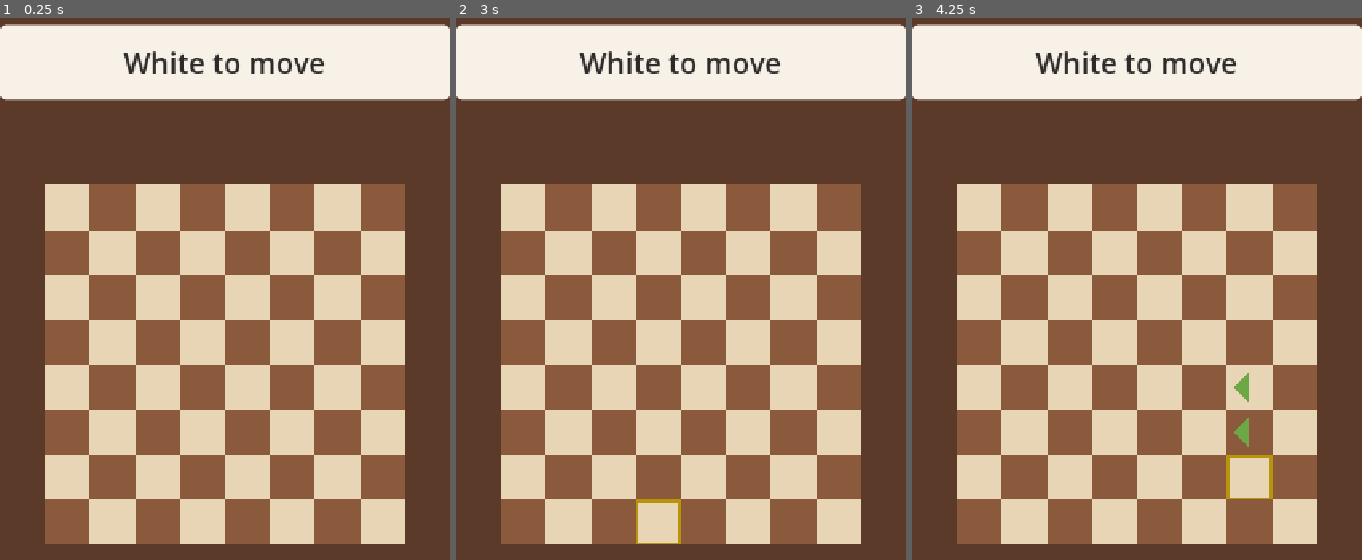
Above: before the commit, frames 1-3 (left to right).
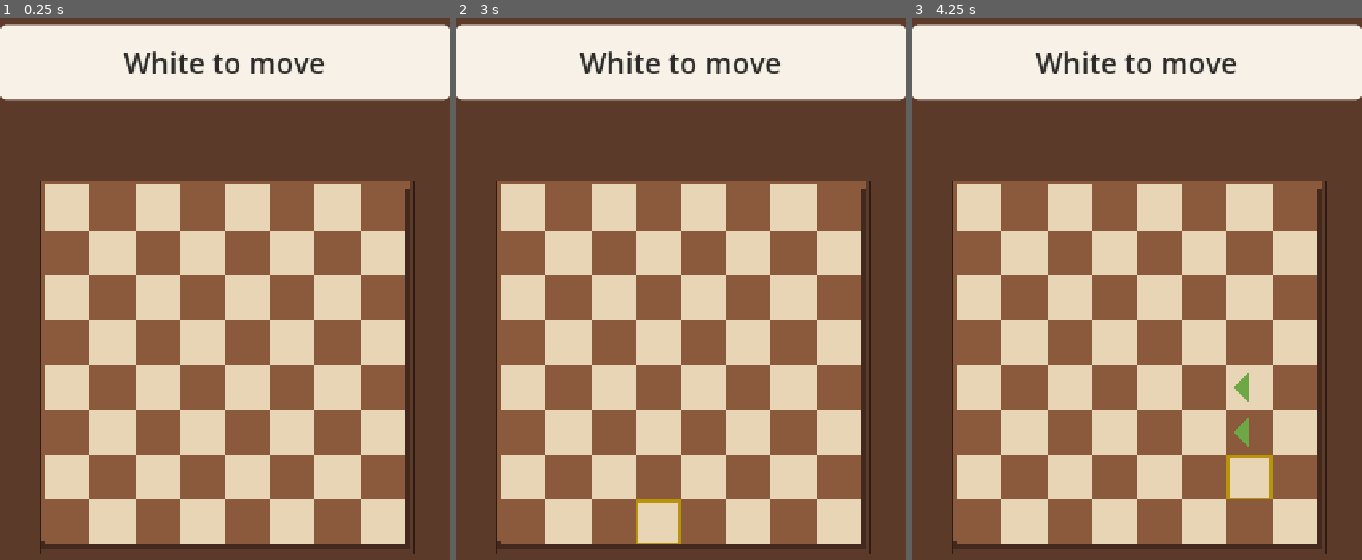
Above: after the commit, the same moments.

Repository: waigore/simplechessv2
Game: Godot game, scene res://main.tscn
Same seed, same stepped clock (60 frames per second), same inputs: the game is played once before the commit and once after it.
Inputs (mouse positions are in pixels of both pictures, inside the frame that each line leads up to):
- Up to frame 1 (0.25 s): no input
- Up to frame 2 (3 s): tap Enter at 0.5, 2 s; move the mouse to (780, 326) at 0.52 s; click (780, 326) at 0.67 s; tap Space at 1.25, 2.75 s; drag from (591, 402) to (658, 527) at 1.27 s; move the mouse to (726, 191) at 2.02 s; click (726, 191) at 2.17 s; drag from (658, 527) to (546, 245) at 2.77 s
- Up to frame 3 (4.25 s): move the mouse to (1272, 484) at 3.52 s; click (1272, 484) at 3.67 s

The runs differ from the first frame. In frame 1, 3.0% of the frame differs, in the area x 8-93%, y 30-99%; in frame 2, 3.0%; in frame 3, 3.0%.

Commit message:
Rework the shared-game demo polish (#427)
Fit every piece body to the SPC.E1 extent instead of the padded canvas,
drop the cream coordinates for PAL.C9 labels on a new solid wooden bevel,
and correct the demo README against what the build actually does.

Refs #427
Refs #63

Diff:
--- a/demos/shared-game/board_view.gd
+++ b/demos/shared-game/board_view.gd
@@ -21,11 +21,36 @@
 const SELECT_STROKE := 0.06            # far under 10% of the body (PER.R1/R3)
 const REJECT_STROKE := 0.10
 const CHECK_STROKE := 0.10
-const PIECE_EXTENT := 0.85             # SPC.E1
+## SPC.E1 piece body extent. The catalog sprites carry a transparent side margin
+## and do not all reach the top of their canvas (the King does, the Pawn's crown
+## sits lower), so scaling the 512 px canvas drew bodies of 0.52-0.72 units —
+## the measured miss in defect #427 item 1. Every piece is fitted to the extent
+## and drawn on one ground line, which widens and lifts them into the square
+## while keeping the FRM.P2 height order the artwork already encodes.
+const PIECE_EXTENT := 0.85
+const SIDE_MARGIN := 0.16              # transparent side margin in every canvas
+## Solid wooden bevel (defect #427 item 4, SRF.M1 wood, AES.P3 physical set):
+## a frame around the 8x8 so the board reads as one carved wooden object on the
+## cafe table. It uses the board's own outer band, so it never covers a piece
+## square (SPC.E1) and never adds chrome inside the play area.
+const RIM_OUTER := 0.10                # wooden lip around the 0..8 square bounds
+const BEVEL_FRAME := 0.10              # raised frame outside the lip
+const BEVEL_LIP_COLOR := Color("8B5A3C")     # PAL.C2 grain, lit from top-left
+const BEVEL_SHADOW_COLOR := Color("43281D")  # C5 deepened, shadowed lip
+const BEVEL_FRAME_COLOR := Color("5C3A2A")   # PAL.C5 table wood, the frame
+const BEVEL_LINE := Color("2E1B13")    # darker than the bevel fill (SRF.O1)
+## PER.R7: file letters and rank numbers sit on the wooden lip, never inside a
+## square, in PAL.C9 ink at the UIS.T2 label size.
+const COORD_FONT_SIZE := 40            # screen px, ~0.55 unit at the demo scale
+const COORD_UNIT_PX := 72.0            # PRJ.P1: screen px per board unit here
+const COORD_COLOR := Color("2C2A28")   # PAL.C9
+const COORD_INSET := 0.045             # label center inside the wooden lip
+const COORD_CANVAS_UNITS := 10.0       # coordinate canvas covers the 10-unit frame
+const COORD_CANVAS_INSET := 1.0        # canvas edge to the 0..8 board bounds
 const TRAVEL_S := 0.15                 # PHY.M1 / MOT.T1 budget
 const RETURN_S := 0.15                 # PHY.M5 bad-drop return
 const SETTLE_S := 0.03                 # PHY.I1 settle window
-const PROMOTE_SPRITE_SCALE := 0.42
+const PROMOTE_SPRITE_SCALE := 0.75     # chooser cell share of the fitted body scale
 
 const PROMOTE_ORDER := ["q", "r", "b", "n"]  # I33/I34 demo chooser order
 
@@ -42,6 +67,7 @@
 var _check_rim: Line2D
 var _promo_root: Node2D
 
+var _loaded_assets: Dictionary = {}
 var _pieces: Dictionary = {}   # square index -> Node2D
 var _drag_square := -1
 var _motion_busy := false
@@ -51,10 +77,12 @@
 	_piece_ids = piece_ids
 	font_resource = font
 	_build_backdrop(board_bg)
+	_build_bevel()
 	_squares_root = Node2D.new()
 	_squares_root.name = "Squares"
 	add_child(_squares_root)
 	_build_squares()
+	_build_coords()
 	_pieces_root = Node2D.new()
 	_pieces_root.name = "Pieces"
 	_pieces_root.z_index = 3
@@ -92,7 +120,8 @@
 
 
 func _build_backdrop(board_bg: Texture2D) -> void:
-	# PRJ.P1: the cafe backdrop art spans the 10-unit frame; squares draw above.
+	# PRJ.P1: the cafe backdrop art spans the 10-unit frame; the board draws above
+	# its middle, so only the cafe-table margin around the board shows.
 	if board_bg == null:
 		return
 	var backdrop := Sprite2D.new()
@@ -103,6 +132,102 @@
 	var px := float(maxi(board_bg.get_width(), 1))
 	backdrop.scale = Vector2(10.0 / px, 10.0 / px)
 	add_child(backdrop)
+
+
+## Defect #427 item 4: a solid wooden bevel frames the 8x8 so the board reads as
+## one carved wooden object on the cafe table (AES.P3, SRF.M1). A lit/shadowed
+## lip sits against the squares and a raised frame outside it, all inside the
+## board's outer margin (SPC.P1): no square or piece is ever covered.
+func _build_bevel() -> void:
+	# Raised frame outside the lip, visible on the shadowed bottom and right
+	# edges and turned into the carved corner at the bottom-right.
+	var outer := 8.0 + RIM_OUTER + BEVEL_FRAME
+	_add_band("BevelFrameBottom", BEVEL_FRAME_COLOR,
+		Vector2(-RIM_OUTER, 8.0 + RIM_OUTER), Vector2(8.0 + RIM_OUTER, outer))
+	_add_band("BevelFrameRight", BEVEL_FRAME_COLOR,
+		Vector2(8.0 + RIM_OUTER, -RIM_OUTER), Vector2(outer, 8.0 + RIM_OUTER))
+	# Light falls from the top-left (SRF.S1): top and left lips in PAL.C2 grain,
+	# bottom and right lips in the deepened C5, so every square edge meets wood.
+	_add_band("BevelLipTop", BEVEL_LIP_COLOR,
+		Vector2(-RIM_OUTER, -RIM_OUTER), Vector2(8.0 + RIM_OUTER, RIM_OUTER))
+	_add_band("BevelLipLeft", BEVEL_LIP_COLOR,
+		Vector2(-RIM_OUTER, RIM_OUTER), Vector2(RIM_OUTER, 8.0 + RIM_OUTER))
+	_add_band("BevelLipBottom", BEVEL_SHADOW_COLOR,
+		Vector2(-RIM_OUTER, 8.0 - RIM_OUTER), Vector2(8.0 + RIM_OUTER, 8.0 + RIM_OUTER))
+	_add_band("BevelLipRight", BEVEL_SHADOW_COLOR,
+		Vector2(8.0 - RIM_OUTER, RIM_OUTER), Vector2(8.0 + RIM_OUTER, 8.0 - RIM_OUTER))
+	var outline := Line2D.new()
+	outline.name = "BevelOutline"
+	outline.width = 0.012
+	outline.default_color = BEVEL_LINE
+	outline.closed = true
+	for corner in [
+		Vector2(-RIM_OUTER, -RIM_OUTER), Vector2(outer, -RIM_OUTER),
+		Vector2(outer, outer), Vector2(-RIM_OUTER, outer),
+	]:
+		outline.add_point(corner)
+	add_child(outline)
+
+
+func _signed_area(points: PackedVector2Array) -> float:
+	var area := 0.0
+	for i in range(points.size()):
+		var a := points[i]
+		var b := points[(i + 1) % points.size()]
+		area += a.x * b.y - b.x * a.y
+	return area / 2.0
+
+
+## One rectangular wooden band (a bevel lip or frame edge), wound for Polygon2D.
+func _add_band(band_name: String, color: Color, lo: Vector2, hi: Vector2) -> void:
+	var corners := PackedVector2Array([lo, Vector2(lo.x, hi.y), hi, Vector2(hi.x, lo.y)])
+	if _signed_area(corners) < 0.0:
+		corners.reverse()
+	var band := Polygon2D.new()
+	band.name = band_name
+	band.color = color
+	band.polygon = corners
+	add_child(band)
+
+
+func _build_coords() -> void:
+	if font_resource == null:
+		return
+	# A Control's transform starts at its own top-left, so the labels are placed
+	# in canvas pixels and the node is scaled to the board's px-per-unit: a
+	# Label under the board's Node2D would keep its screen font size, and a
+	# one-unit Node2D glyph is below the font rasterizer's minimum size.
+	var coords := CoordLabels.new()
+	coords.name = "Coordinates"
+	coords.font = font_resource
+	coords.size = Vector2.ONE * (COORD_CANVAS_UNITS * COORD_UNIT_PX)
+	coords.mouse_filter = Control.MOUSE_FILTER_IGNORE
+	coords.scale = Vector2.ONE / COORD_UNIT_PX
+	coords.position = Vector2(-COORD_CANVAS_INSET, -COORD_CANVAS_INSET)
+	coords.z_index = 1  # above the bevel and the squares, below the pieces
+	add_child(coords)
+
+
+## PER.R7: files a-h and ranks 1-8 in PAL.C9 ink on the wooden lip of the
+## bevel. Painted in canvas pixels; the node's scale maps them to board units.
+class CoordLabels extends Control:
+	var font: Font
+
+	func _draw() -> void:
+		for file in range(8):
+			var at := Vector2((float(file) + 0.5) * COORD_UNIT_PX,
+				(COORD_CANVAS_INSET + 8.0 + COORD_INSET) * COORD_UNIT_PX)
+			_stamp(String.chr(97 + file), at)
+		for rank_index in range(1, 9):
+			var at := Vector2((COORD_CANVAS_INSET - COORD_INSET) * COORD_UNIT_PX,
+				(COORD_CANVAS_INSET + float(8 - rank_index) + 0.5) * COORD_UNIT_PX)
+			_stamp(str(rank_index), at)
+
+	func _stamp(text: String, at: Vector2) -> void:
+		var width := font.get_string_size(text, HORIZONTAL_ALIGNMENT_LEFT, -1, COORD_FONT_SIZE).x
+		var rise := float(font.get_ascent(COORD_FONT_SIZE) - font.get_descent(COORD_FONT_SIZE))
+		draw_string(font, at - Vector2(width, rise) / 2.0, text,
+			HORIZONTAL_ALIGNMENT_LEFT, -1, COORD_FONT_SIZE, COORD_COLOR)
 
 
 func _build_squares() -> void:
@@ -154,22 +279,33 @@
 	var sprite := Sprite2D.new()
 	sprite.name = "Sprite2D"  # demos move code finds it by name
 	sprite.centered = true
-	var texture := _texture_for(code)
-	if texture != null:
-		sprite.texture = texture
-		sprite.scale = Vector2.ONE * (PIECE_EXTENT / maxi(texture.get_width(), 1))
+	_apply_piece_texture(sprite, code)
 	node.set_meta("code", code)
 	node.add_child(sprite)
 	_pieces_root.add_child(node)
 	_pieces[index] = node
 
 
+## Fits a piece sprite to the SPC.E1 extent (defect #427 item 1). The twelve
+## catalog canvases share one layout: a transparent side margin around a body
+## whose crown reaches the top of the canvas in every type (the King included),
+## so one scale maps every body to the 0.85 extent and keeps the FRM.P2 height
+## order the artwork already encodes. Used for placement, promotion, and the
+## promotion chooser so every drawn piece shares one ground scale.
+func _apply_piece_texture(sprite: Sprite2D, code: String) -> void:
+	var texture := _texture_for(code)
+	if texture == null:
+		return
+	sprite.texture = texture
+	var canvas := float(maxi(texture.get_width(), 1))
+	# FRM.P1: a piece never grows past the extent.
+	var fitted := PIECE_EXTENT / (canvas * (1.0 - 2.0 * SIDE_MARGIN))
+	sprite.scale = Vector2.ONE * minf(1.0, fitted)
+
+
 func _texture_for(code: String) -> Texture2D:
 	var loader_resource: Resource = _loaded_assets.get(str(_piece_ids.get(code, "")), null)
 	return loader_resource as Texture2D
-
-
-var _loaded_assets: Dictionary = {}
 
 
 func provide_assets(resources_by_id: Dictionary) -> void:
@@ -318,11 +454,10 @@
 	if sprite != null and sprite.texture != null:
 		base_scale = sprite.scale
 	if promo_kind != "":
-		var texture := _texture_for("%s%s" % [str(node.get_meta("code")).substr(0, 1), promo_kind.to_upper()])
-		if sprite != null and texture != null:
-			node.set_meta("code", str(node.get_meta("code")).substr(0, 1) + promo_kind)
-			sprite.texture = texture
-			sprite.scale = Vector2.ONE * (PIECE_EXTENT / maxi(texture.get_width(), 1))
+		var promoted_code := "%s%s" % [str(node.get_meta("code")).substr(0, 1), promo_kind.to_upper()]
+		if sprite != null and _texture_for(promoted_code) != null:
+			node.set_meta("code", promoted_code)
+			_apply_piece_texture(sprite, promoted_code)
 			base_scale = sprite.scale
 			sprite.modulate.a = 0.35
 	var tween := create_tween()
@@ -391,12 +526,12 @@
 			Vector2(-0.24, -0.24), Vector2(0.24, -0.24), Vector2(0.24, 0.24), Vector2(-0.24, 0.24),
 		])
 		holder.add_child(backing)
-		var texture := _texture_for("%s%s" % [color, kind])
-		if texture != null:
+		if _texture_for("%s%s" % [color, kind]) != null:
 			var sprite := Sprite2D.new()
 			sprite.centered = true
-			sprite.texture = texture
-			sprite.scale = Vector2.ONE * (PIECE_EXTENT * PROMOTE_SPRITE_SCALE / maxi(texture.get_width(), 1))
+			# Same body-fitted scale as the board, then shrunk for the chooser cell.
+			_apply_piece_texture(sprite, "%s%s" % [color, kind])
+			sprite.scale *= PROMOTE_SPRITE_SCALE
 			holder.add_child(sprite)
 		_promo_root.add_child(holder)
 	_promo_root.visible = true
--- a/demos/shared-game/main.gd
+++ b/demos/shared-game/main.gd
@@ -105,7 +105,6 @@
 		push_warning("demo asset: %s" % problem)
 	_setup_audio(loader)
 	_setup_chip(font)
-	_setup_coords(font)
 	_setup_end_panel(font)
 	_new_game()
 	if _is_autodrive():
@@ -181,32 +180,6 @@
 	panel.set_anchors_preset(Control.PRESET_CENTER_TOP)
 	panel.position = Vector2(0, 96)
 	panel.size = Vector2(720, 120)
-
-
-func _setup_coords(font: Font) -> void:
-	# PER.R7: files and ranks on the outer margin only, never inside squares.
-	if font == null:
-		return
-	for file in range(8):
-		_coord_label(char(97 + file), Vector2(
-			BOARD_ORIGIN.x + (float(file) + 0.5) * UNIT - 12.0,
-			BOARD_ORIGIN.y + 8.0 * UNIT + 10.0), font)
-	for rank_index in range(1, 9):
-		_coord_label(str(rank_index), Vector2(
-			BOARD_ORIGIN.x - 32.0,
-			BOARD_ORIGIN.y + (float(8 - rank_index) + 0.5) * UNIT - 24.0), font)
-
-
-func _coord_label(text: String, at: Vector2, font: Font) -> void:
-	var label := Label.new()
-	label.text = text
-	label.add_theme_font_size_override("font_size", 34)
-	label.add_theme_color_override("font_color", COLOR_CREAM)
-	if font != null:
-		label.add_theme_font_override("font", font)
-	label.mouse_filter = Control.MOUSE_FILTER_IGNORE
-	label.position = at
-	add_child(label)
 
 
 func _setup_end_panel(font: Font) -> void:
Not shown, added: .pr-body.md
Not shown, changed: demos/shared-game/README.md
Not shown, added: docs/playtest/evidence/issue-427/headless-20261023T013500Z/logs/asset-catalog.log
Not shown, added: docs/playtest/evidence/issue-427/headless-20261023T013500Z/logs/autodrive.log
Not shown, added: docs/playtest/evidence/issue-427/headless-20261023T013500Z/logs/build-id.txt
Not shown, added: docs/playtest/evidence/issue-427/headless-20261023T013500Z/manifest.md
Not shown, added: docs/playtest/evidence/issue-427/headless-20261023T013500Z/notes.md
Not shown, added: docs/playtest/evidence/issue-427/headless-20261023T013500Z/screenshots/exercise.png
Not shown, added: docs/playtest/evidence/issue-427/headless-20261023T013500Z/screenshots/mate.png
